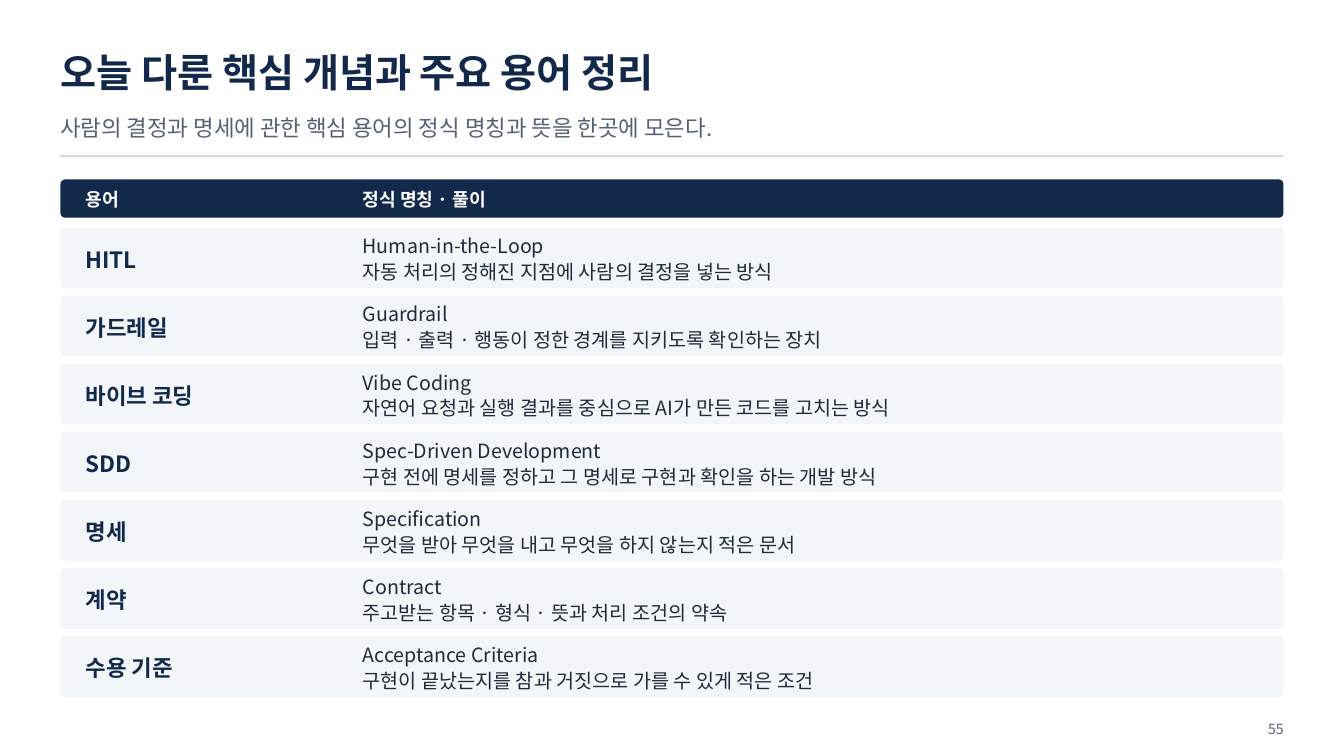
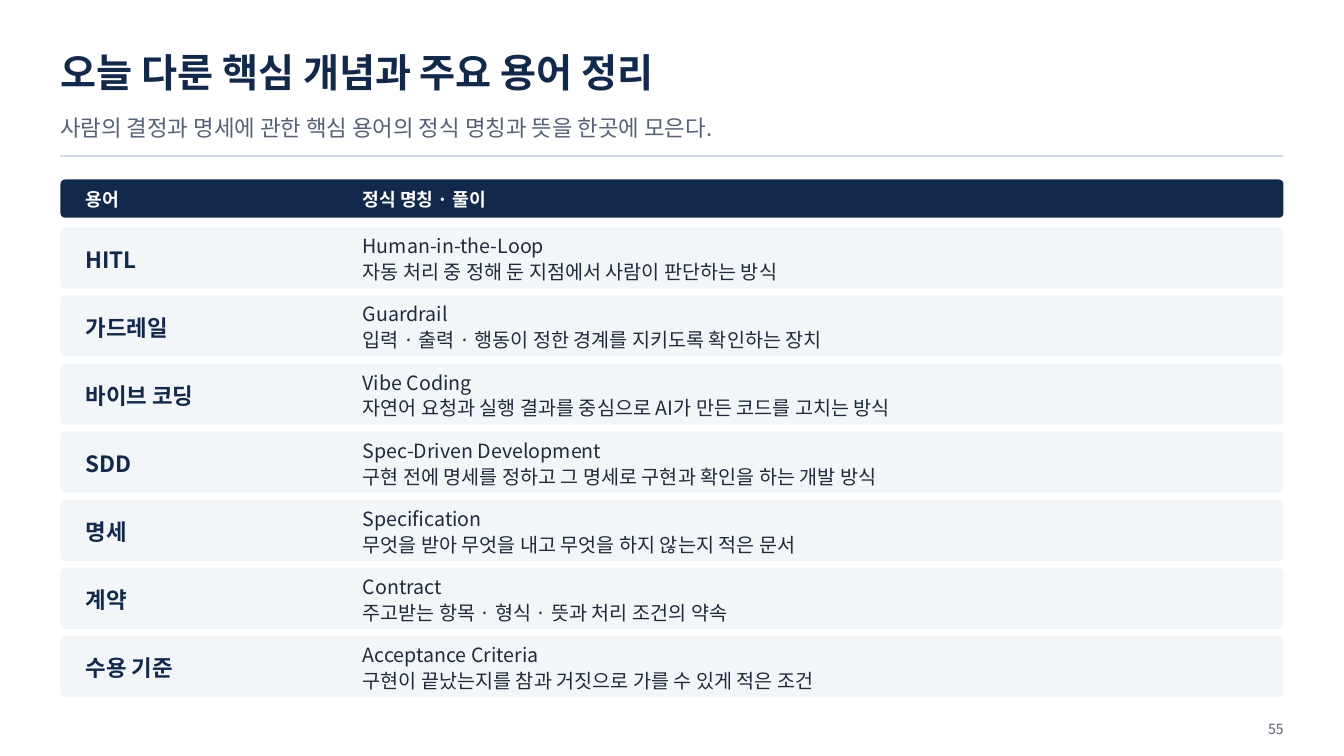
Before and after one commit to uengine-oss/hyd-iot-edu, a slide deck: slide 55 of workspace/강의제작/산출물/통합반/이론/07회차/통합반_07일차.pptx. Drawn at 1344x756 pixels with LibreOffice and Linux fonts; fonts in the diff are those of the drawing. Boxes give left, top, right and bottom in pixels: in the first picture for what was removed or moved away, otherwise in the second. Text is boxed around its words. In the diff, an @@ line names an element or a change of style, - is before the commit and + after.

```diff
--- a/workspace/강의제작/산출물/통합반/이론/07회차/통합반_07일차.pptx
+++ b/workspace/강의제작/산출물/통합반/이론/07회차/통합반_07일차.pptx
@@ text at <box>363,262,777,281</box>: text changed @@
-자동 처리의 정해진 지점에 사람의 결정을 넣는 방식
+자동 처리 중 정해 둔 지점에서 사람이 판단하는 방식
```
Also in this commit, not shown: 1 other slide changed, 20 other files.
